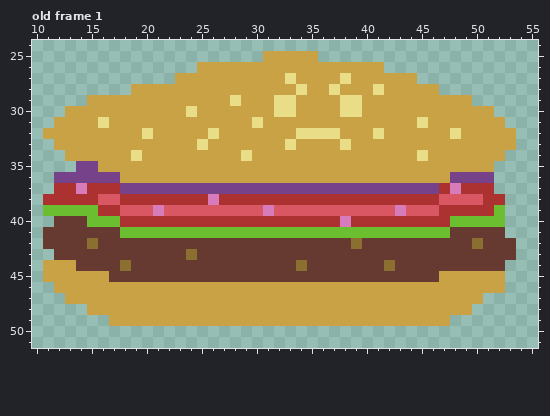
Two versions of one pixel-art file, Assets/Sprites/Enemies/Borgor.aseprite. That is the earlier state.
64x64 pixels, 1 frame. Shown: old frame 1: x 10..55, y 24..51. The commit also changed other frames, which this record leaves out.
The same view after the edit:
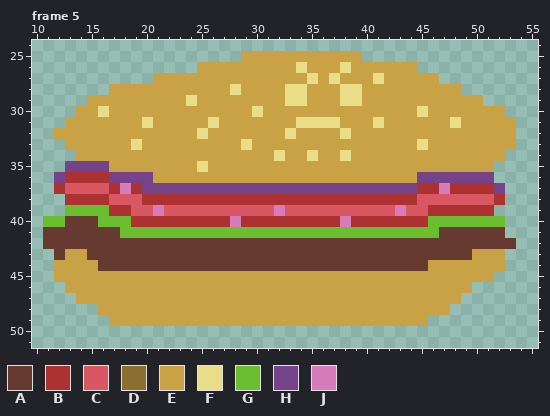
Palette (. is transparent): A #663931  B #ac3232  C #d95763  D #8a6f30  E #c9a245  F #e9de87  G #6abe30  H #76428a  J #d77bba
A new or re-ordered frame is compared with the old frame closest to it.
Changes in this commit:
frames 1 -> 5
--- frame 5 is new; against old frame 1
@@ x 10..55 @@
 24 ..............................................
-25 .....................EEEEE....................
-26 ...............EEEEEEEEEEEEEEEEE..............
-27 .............EEEEEEEEEEFEEEEFEEEEEE...........
-28 .........EEEEEEEEEEEEEEEFEEFEEEFEEEEE.........
-29 .....EEEEEEEEEEEEEFEEEFFEEEEFFEEEEEEEEEE......
-30 ...EEEEEEEEEEEFEEEEEEEFFEEEEFFEEEEEEEEEEEE....
-31 ..EEEEFEEEEEEEEEEEEEFEEEEEEEEEEEEEEFEEEEEEE...
-32 .EEEEEEEEEFEEEEEFEEEEEEEFFFFEEEFEEEEEEFEEEEE..
-33 ..EEEEEEEEEEEEEFEEEEEEEFEEEEFEEEEEEEEEEEEEEE..
-34 ...EEEEEEFEEEEEEEEEFEEEEEEEEEEEEEEEFEEEEEEE...
-35 ....HHEEEEEEEEEEEEEEEEEEEEEEEEEEEEEEEEEEEE....
-36 ..HHHHHHEEEEEEEEEEEEEEEEEEEEEEEEEEEEEEHHHH....
-37 ..BBJBBBHHHHHHHHHHHHHHHHHHHHHHHHHHHHHBJBBB....
-38 .BBBBBCCBBBBBBBBJBBBBBBBBBBBBBBBBBBBBCCCCBB...
-39 .GGGGGBBCCCJCCCCCCCCCJCCCCCCCCCCCJCCCBBBBBG...
-40 ..AAAGGGBBBBBBBBBBBBBBBBBBBBJBBBBBBBBBGGGGG...
-41 .AAAAAAAGGGGGGGGGGGGGGGGGGGGGGGGGGGGGGAAAAA...
-42 .AAAADAAAAAAAAAAAAAAAAAAAAAAADAAAAAAAAAADAAA..
-43 ..AAAAAAAAAAAADAAAAAAAAAAAAAAAAAAAAAAAAAAAAA..
-44 .EEEAAAADAAAAAAAAAAAAAAADAAAAAAADAAAAAAAAAA...
-45 .EEEEEEAAAAAAAAAAAAAAAAAAAAAAAAAAAAAAEEEEEE...
-46 ..EEEEEEEEEEEEEEEEEEEEEEEEEEEEEEEEEEEEEEEEE...
-47 ...EEEEEEEEEEEEEEEEEEEEEEEEEEEEEEEEEEEEEE.....
-48 .....EEEEEEEEEEEEEEEEEEEEEEEEEEEEEEEEEEE......
-49 .......EEEEEEEEEEEEEEEEEEEEEEEEEEEEEEE........
+25 ...................EEEEEEEEEEE................
+26 ...............EEEEEEEEEFEEEFEEEEEE...........
+27 ...........EEEEEEEEEEEEEEFEFEEEFEEEEE.........
+28 .......EEEEEEEEEEEFEEEEFFEEEFFEEEEEEEEE.......
+29 .....EEEEEEEEEFEEEEEEEEFFEEEFFEEEEEEEEEEE.....
+30 ....EEFEEEEEEEEEEEEEFEEEEEEEEEEEEEEFEEEEEEE...
+31 ...EEEEEEEFEEEEEFEEEEEEEFFFFEEEFEEEEEEFEEEEE..
+32 ..EEEEEEEEEEEEEFEEEEEEEFEEEEFEEEEEEEEEEEEEEE..
+33 ...EEEEEEFEEEEEEEEEFEEEEEEEEEEEEEEEFEEEEEEEE..
+34 ....EEEEEEEEEEEEEEEEEEFEEFEEFEEEEEEEEEEEEEE...
+35 ...HHHHEEEEEEEEFEEEEEEEEEEEEEEEEEEEEEEEEEE....
+36 ..HBBBBHHHHEEEEEEEEEEEEEEEEEEEEEEEEHHHHHHH....
+37 ..BCCCCBJBHHHHHHHHHHHHHHHHHHHHHHHHHBBJBBBBH...
+38 ...BBBBCCCBBBBBBBBBBBBBBBBBBBBBBBBBCCCCCCCB...
+39 ...GGGGBBCCJCCCCCCCCCCJCCCCCCCCCCJCCBBBBBB....
+40 .GGAAAGGGBBBBBBBBBJBBBBBBBBBJBBBBBBBGGGGGGG...
+41 .AAAAAAAGGGGGGGGGGGGGGGGGGGGGGGGGGGGGAAAAAA...
+42 .AAAAAAAAAAAAAAAAAAAAAAAAAAAAAAAAAAAAAAAAAAA..
+43 ..AEEAAAAAAAAAAAAAAAAAAAAAAAAAAAAAAAAAAAEEE...
+44 ..EEEEAAAAAAAAAAAAAAAAAAAAAAAAAAAAAAEEEEEEE...
+45 ..EEEEEEEEEEEEEEEEEEEEEEEEEEEEEEEEEEEEEEEE....
+46 ...EEEEEEEEEEEEEEEEEEEEEEEEEEEEEEEEEEEEE......
+47 ....EEEEEEEEEEEEEEEEEEEEEEEEEEEEEEEEEEE.......
+48 ......EEEEEEEEEEEEEEEEEEEEEEEEEEEEEEEE........
+49 .......EEEEEEEEEEEEEEEEEEEEEEEEEEEEE..........
 50 ..............................................
Where, in picture pixels (left, top, right, bottom), the same in both pictures:
changed: (43, 51, 516, 326)
